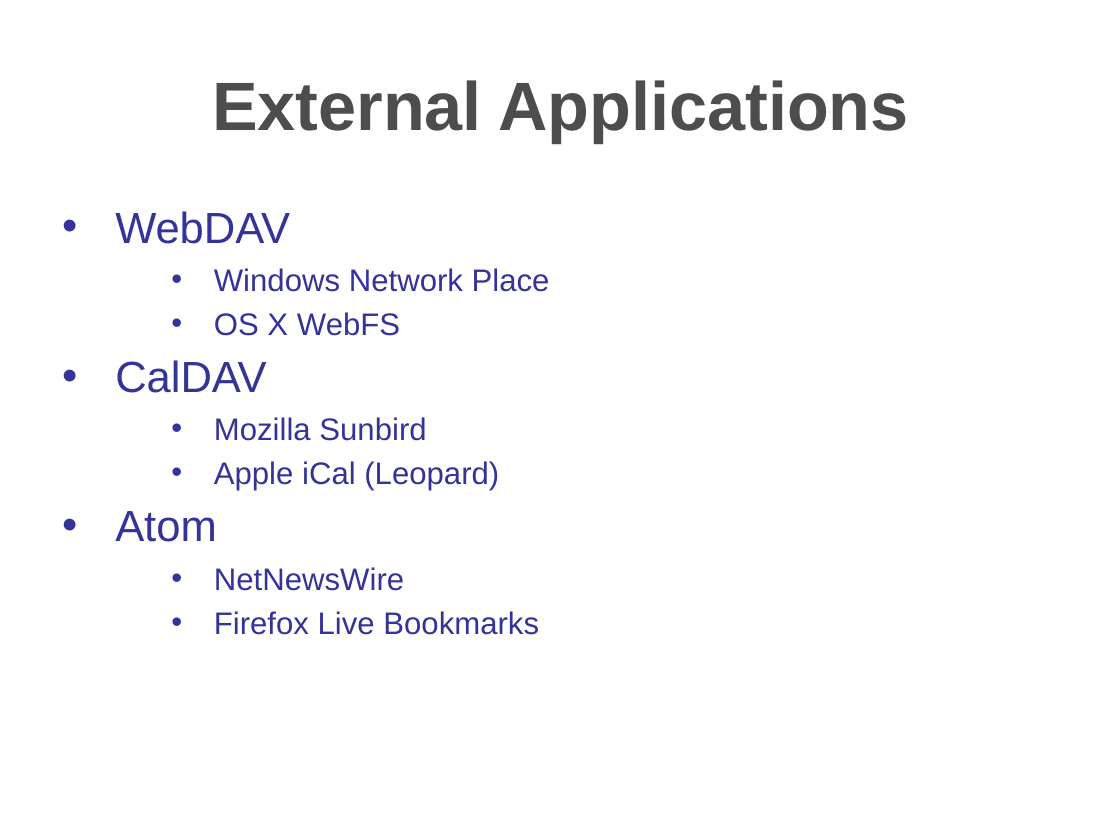
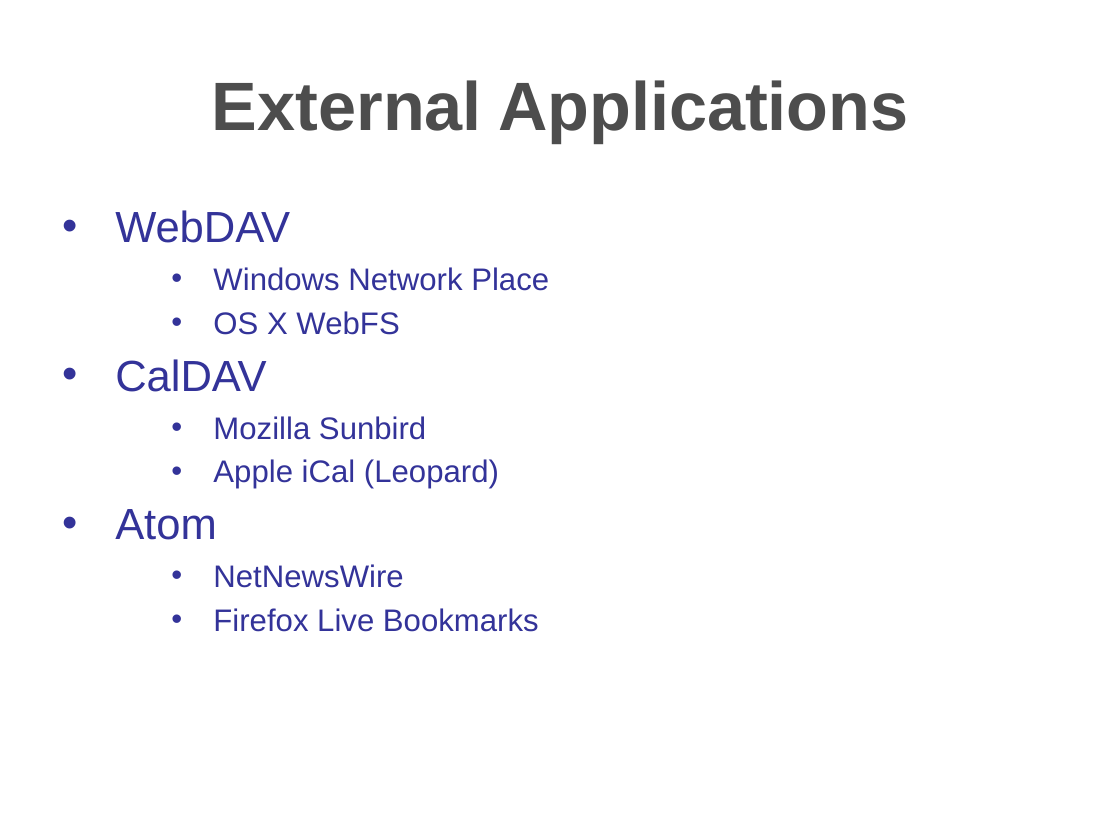
Before and after one commit to travis/cosmo, a slide deck: slide 9 of src/docs/presentations/apachecon2006.ppt. Drawn at 1120x840 pixels with LibreOffice and Linux fonts; fonts in the diff are those of the drawing; background and template pictures are left out. Boxes give left, top, right and bottom in pixels: in the first picture for what was removed or moved away, otherwise in the second. Text is boxed around its words. In the diff, an @@ line names an element or a change of style, - is before the commit and + after.

```diff
--- a/src/docs/presentations/apachecon2006.ppt
+++ b/src/docs/presentations/apachecon2006.ppt
@@ text "WebDAV" at box(115, 210, 549, 632): line spacing 33.4pt to 33.2pt; line spacing 23.4pt to 23.1pt @@
```
Also in this commit, not shown: 23 other slides changed, 5 slides added, 5 slides removed.
